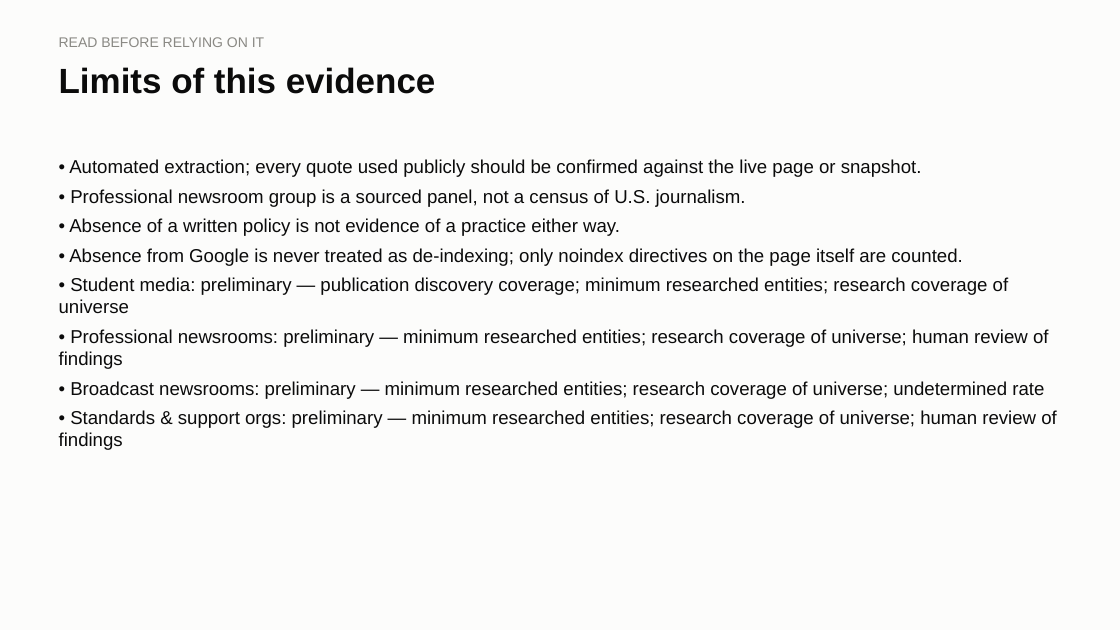
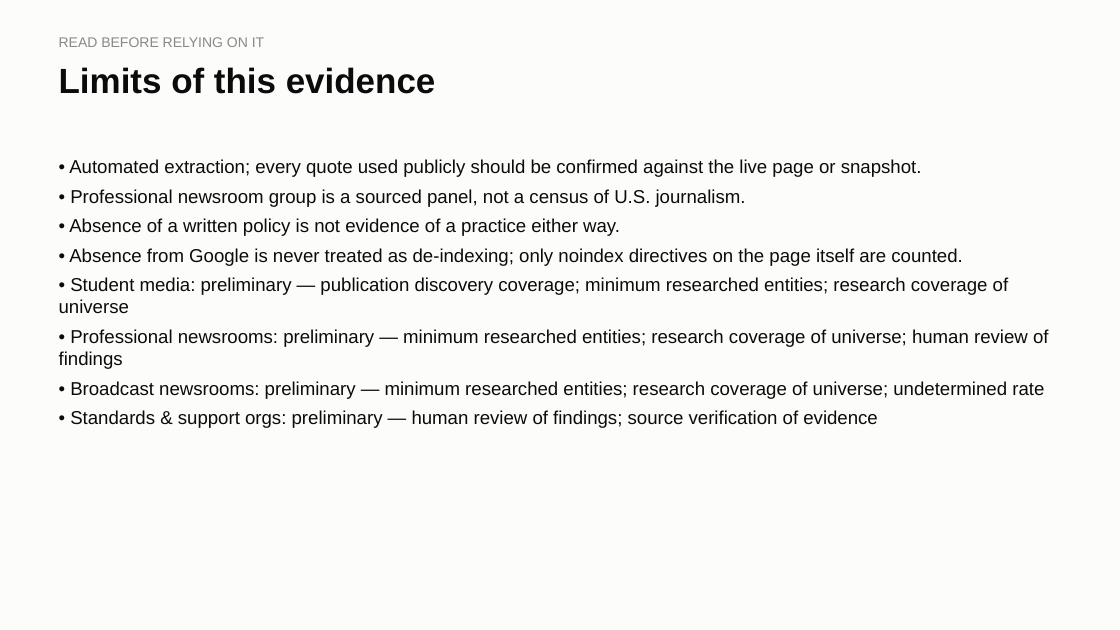
Before and after one commit to kalebhoffer/nsmpa, a slide deck: slide 19 of evidence/2026-10-08/NSMPA_presentation.pptx. Drawn at 1120x630 pixels with LibreOffice and Linux fonts; fonts in the diff are those of the drawing. Boxes give left, top, right and bottom in pixels: in the first picture for what was removed or moved away, otherwise in the second. Text is boxed around its words. In the diff, an @@ line names an element or a change of style, - is before the commit and + after.

```diff
--- a/evidence/2026-10-08/NSMPA_presentation.pptx
+++ b/evidence/2026-10-08/NSMPA_presentation.pptx
@@ text at (70, 410, 877, 428): text changed @@
-• Standards & support orgs: preliminary — minimum researched entities; research coverage of universe; human review of findings
+• Standards & support orgs: preliminary — human review of findings; source verification of evidence
```
Also in this commit, not shown: 5 other slides changed, 5 other files.
